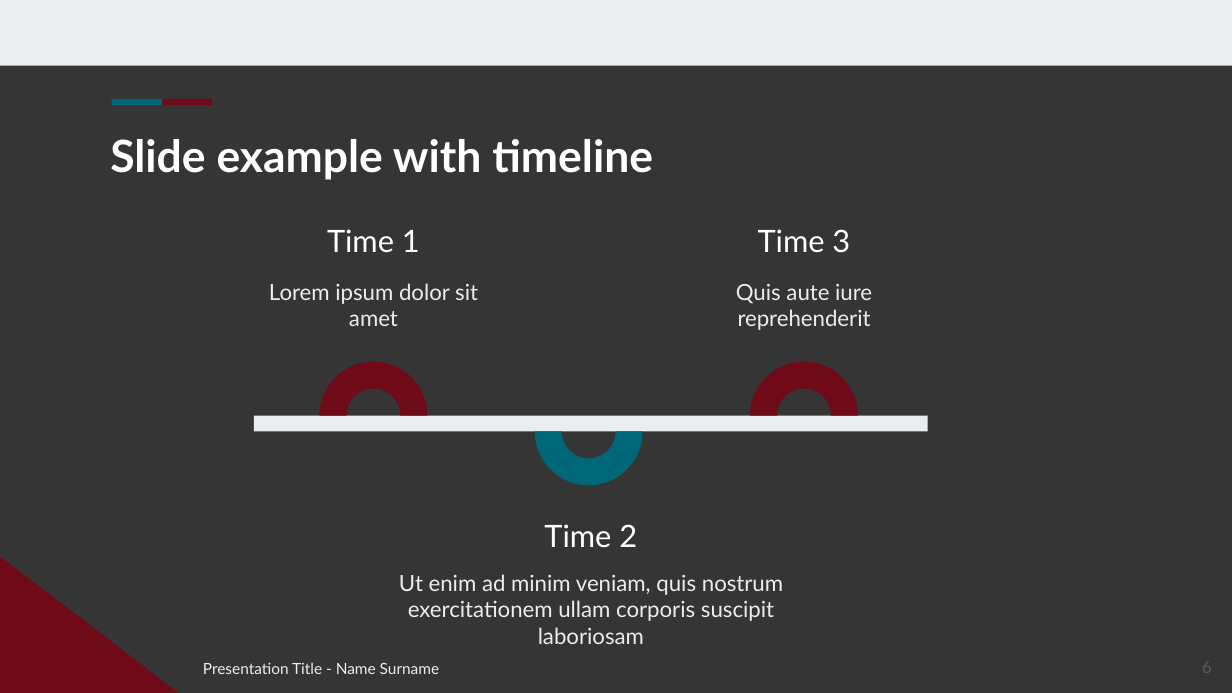
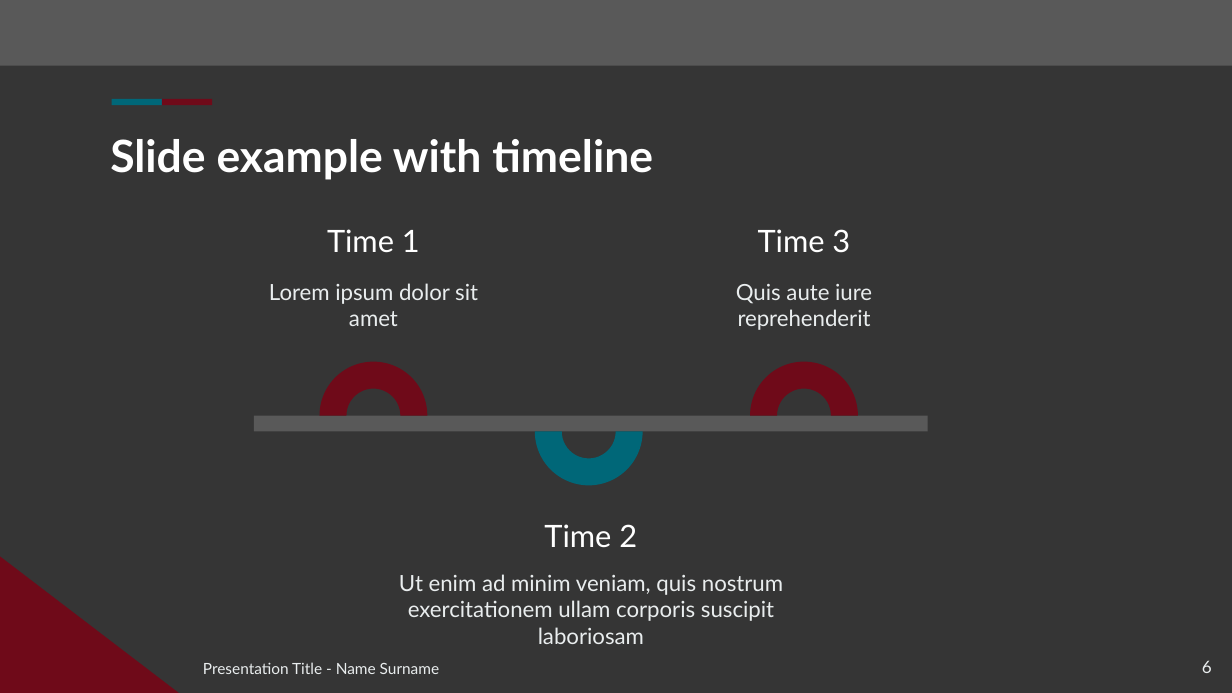
Before and after one commit to pietro-nardelli/sapienza-ppt-template, a slide deck: slide 6 of dark/sapienza-ppt-template_dark.pptx. Drawn at 1232x693 pixels with LibreOffice and Linux fonts; fonts in the diff are those of the drawing; background and template pictures are left out. Boxes give left, top, right and bottom in pixels: in the first picture for what was removed or moved away, otherwise in the second. Text is boxed around its words. In the diff, an @@ line names an element or a change of style, - is before the commit and + after.

```diff
--- a/dark/sapienza-ppt-template_dark.pptx
+++ b/dark/sapienza-ppt-template_dark.pptx
@@ rectangle at (0,0,1232,65): fill #E9EDEE to #595959 @@
@@ rectangle at (254,415,928,431): fill #E9EDEE to #595959 @@
@@ page number at (1202,660,1212,673): text colour #595959 to #E9EDEE @@
```
Also in this commit, not shown: 6 other slides changed, 5 other files.
